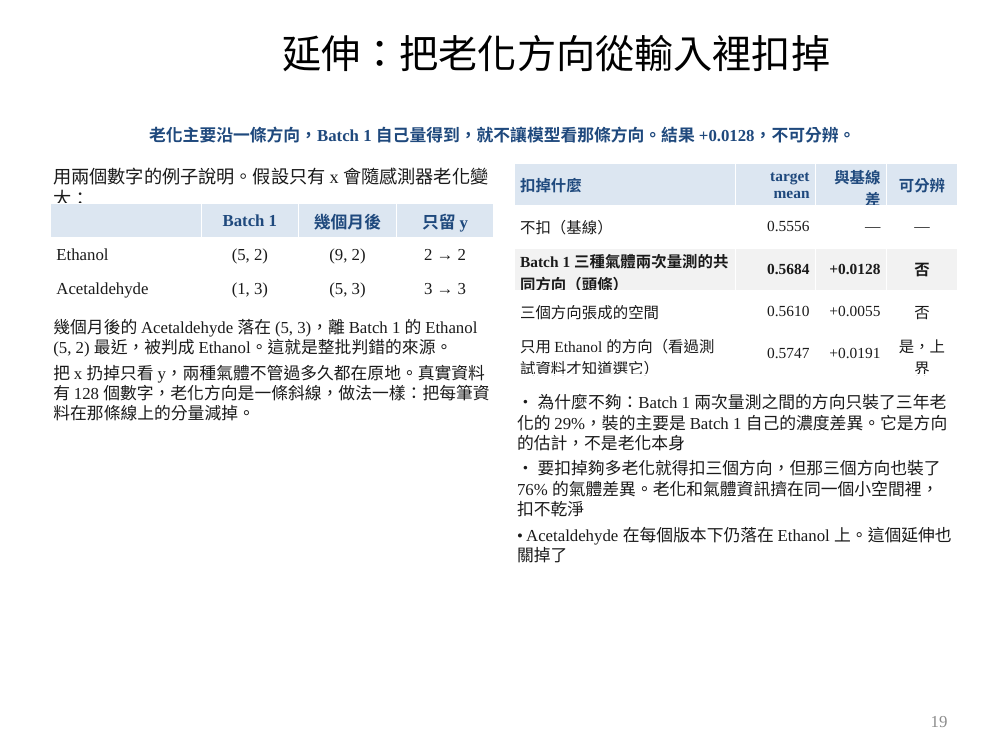
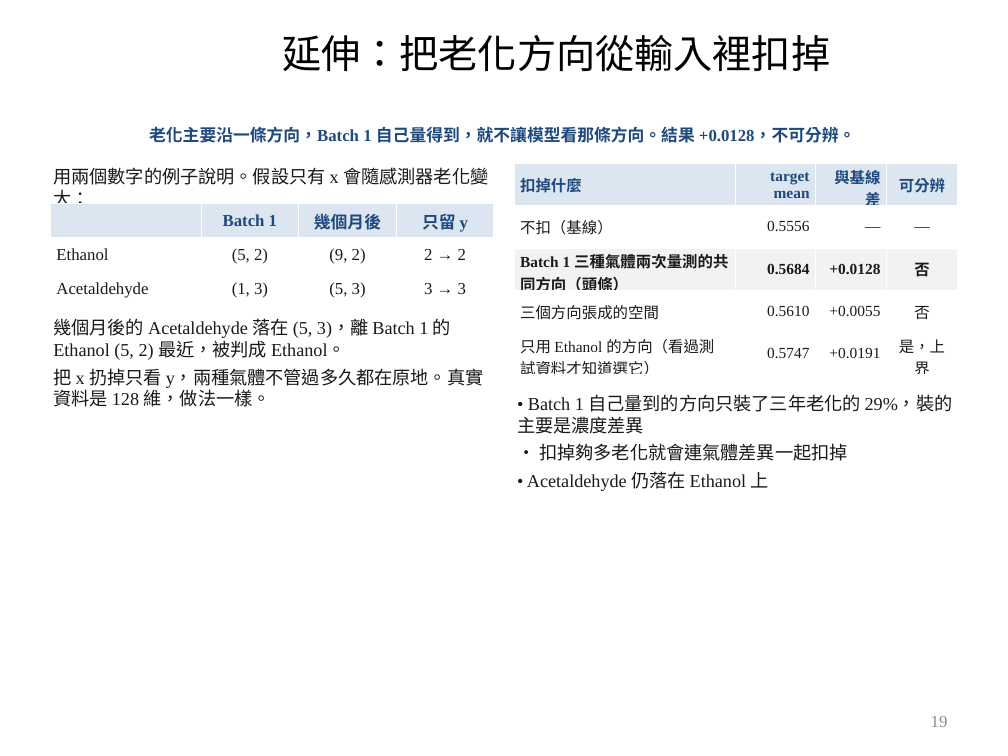
Before and after one commit to wintera1233/cdcnn, a slide deck: slide 19 of reports/09-22-merged.pptx. Drawn at 1008x756 pixels with LibreOffice and Linux fonts; fonts in the diff are those of the drawing; background and template pictures are left out. Boxes give left, top, right and bottom in pixels: in the first picture for what was removed or moved away, otherwise in the second. Text is boxed around its words. In the diff, an @@ line names an element or a change of style, - is before the commit and + after.

```diff
--- a/reports/09-22-merged.pptx
+++ b/reports/09-22-merged.pptx
@@ text at bbox=[53, 318, 484, 407]: text changed; size 12 to 13 pt @@
-幾個月後的 Acetaldehyde 落在 (5, 3)，離 Batch 1 的 Ethanol (5, 2) 最近，被判成 Ethanol。這就是整批判錯的來源。
-把 x 扔掉只看 y，兩種氣體不管過多久都在原地。真實資料有 128 個數字，老化方向是一條斜線，做法一樣：把每筆資料在那條線上的分量減掉。
+幾個月後的 Acetaldehyde 落在 (5, 3)，離 Batch 1 的 Ethanol (5, 2) 最近，被判成 Ethanol。
+把 x 扔掉只看 y，兩種氣體不管過多久都在原地。真實資料是 128 維，做法一樣。
@@ text at bbox=[517, 394, 953, 491]: text changed; size 12 to 13 pt @@
-• 為什麼不夠：Batch 1 兩次量測之間的方向只裝了三年老化的 29%，裝的主要是 Batch 1 自己的濃度差異。它是方向的估計，不是老化本身
-• 要扣掉夠多老化就得扣三個方向，但那三個方向也裝了 76% 的氣體差異。老化和氣體資訊擠在同一個小空間裡，扣不乾淨
-• Acetaldehyde 在每個版本下仍落在 Ethanol 上。這個延伸也關掉了
+• Batch 1 自己量到的方向只裝了三年老化的 29%，裝的主要是濃度差異
+• 扣掉夠多老化就會連氣體差異一起扣掉
+• Acetaldehyde 仍落在 Ethanol 上
```
Also in this commit, not shown: 10 other slides changed, 2 other files.
